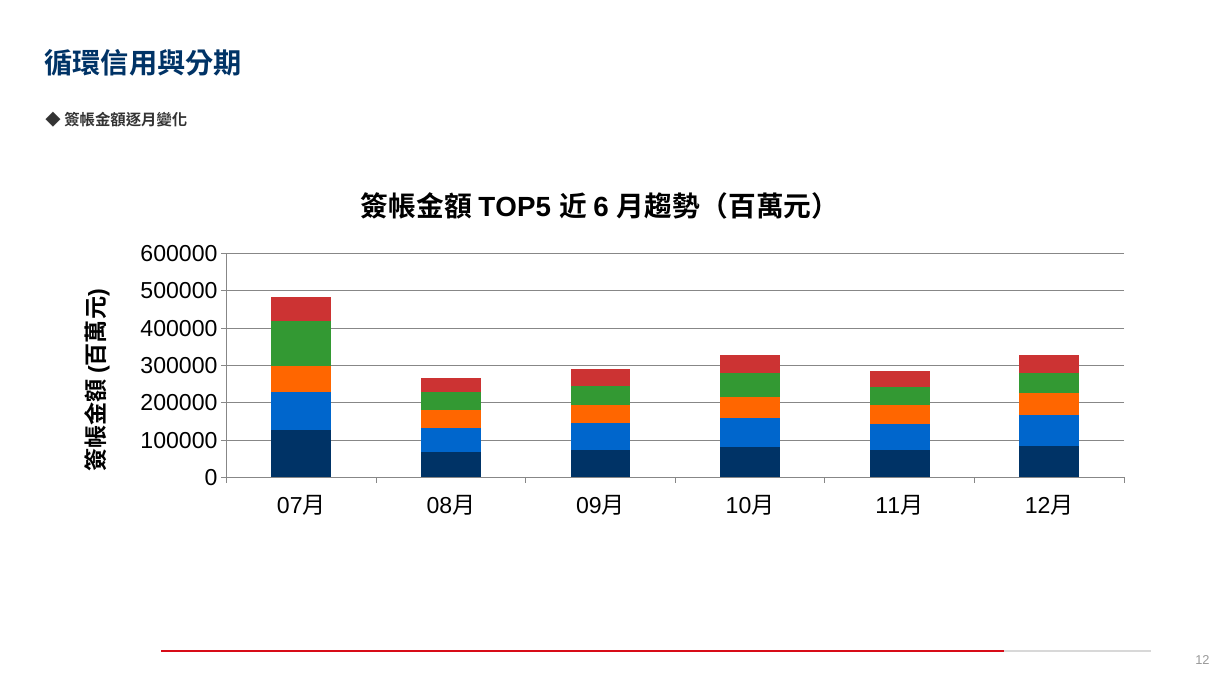
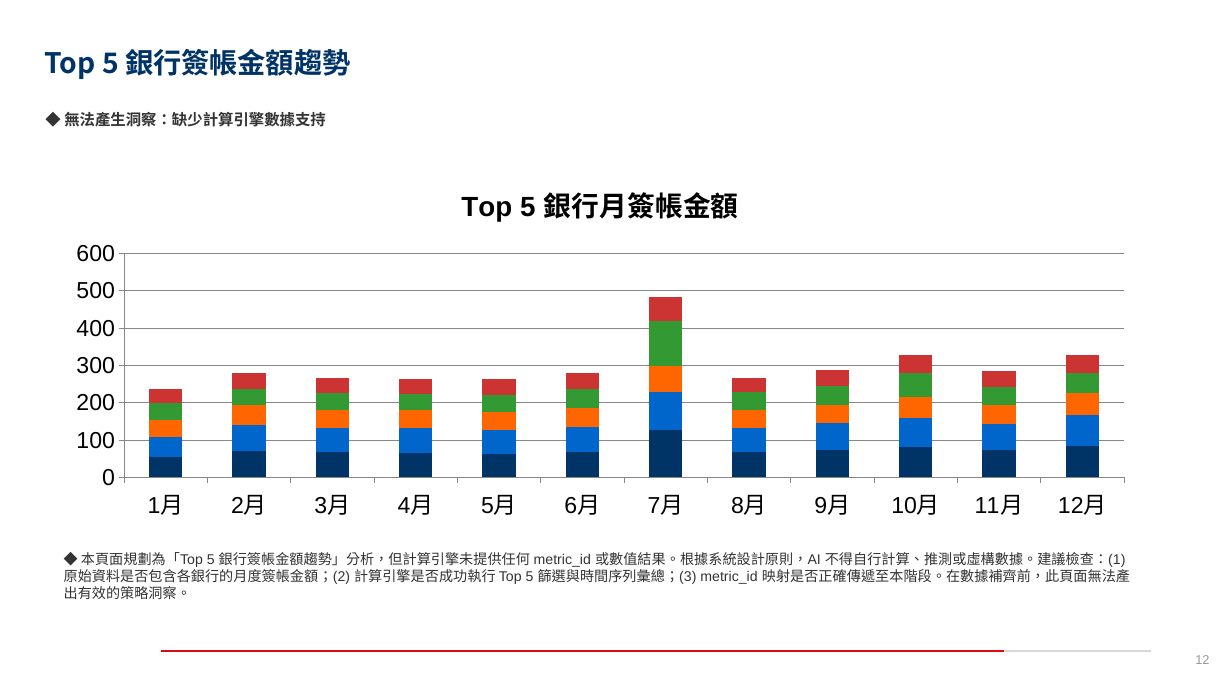
Before and after one commit to stoy95536/2026_AWS_Contest, a slide deck: slide 12 of outputs/final_presentation.pptx. Drawn at 1232x693 pixels with LibreOffice and Linux fonts; fonts in the diff are those of the drawing; background and template pictures are left out. Boxes give left, top, right and bottom in pixels: in the first picture for what was removed or moved away, otherwise in the second. Text is boxed around its words. In the diff, an @@ line names an element or a change of style, - is before the commit and + after.

```diff
--- a/outputs/final_presentation.pptx
+++ b/outputs/final_presentation.pptx
@@ title at [45,49,350,79]: text changed @@
-循環信用與分期
+Top 5 銀行簽帳金額趨勢
@@ text at [64,112,326,127]: text changed @@
-◆ 簽帳金額逐月變化
+◆ 無法產生洞察：缺少計算引擎數據支持
@@ column stacked chart at [55,164,1146,528] @@
@@ title "簽帳金額 TOP5 近 6 月趨勢（百萬元）" to "Top 5 銀行月簽帳金額" @@
-categories: 07月, 08月, 09月, 10月, 11月, 12月
+categories: 1月, 2月, 3月, 4月, 5月, 6月, 7月, 8月, 9月, 10月, 11月, 12月
-Series 1: 130000, 70000, 70000, 80000, 70000, 80000
+Series 1: 60, 70, 70, 60, 60, 70, 130, 70, 70, 80, 70, 80
-Series 2: 100000, 70000, 70000, 80000, 70000, 80000
+Series 2: 50, 70, 70, 70, 60, 70, 100, 70, 70, 80, 70, 80
-Series 3: 70000, 50000, 50000, 60000, 50000, 60000
+Series 3: 50, 50, 50, 50, 50, 50, 70, 50, 50, 60, 50, 60
-Series 4: 120000, 50000, 50000, 60000, 50000, 50000
+Series 4: 50, 40, 50, 40, 50, 50, 120, 50, 50, 60, 50, 50
-Series 5: 60000, 40000, 40000, 50000, 40000, 50000
+Series 5: 40, 40, 40, 40, 40, 40, 60, 40, 40, 50, 40, 50
@@ value axis title "簽帳金額 (百萬元)" to "" @@
@@ text added at [64,552,1130,599], 11 pt, text #333333 @@
+◆ 本頁面規劃為「Top 5 銀行簽帳金額趨勢」分析，但計算引擎未提供任何 metric_id 或數值結果。根據系統設計原則，AI 不得自行計算、推測或虛構數據。建議檢查：(1) 原始資料是否包含各銀行的月度簽帳金額；(2) 計算引擎是否成功執行 Top 5 篩選與時間序列彙總；(3) metric_id 映射是否正確傳遞至本階段。在數據補齊前，此頁面無法產出有效的策略洞察。
```
Also in this commit, not shown: 7 other slides changed, 2 slides added, 2 slides removed, 9 other files.
